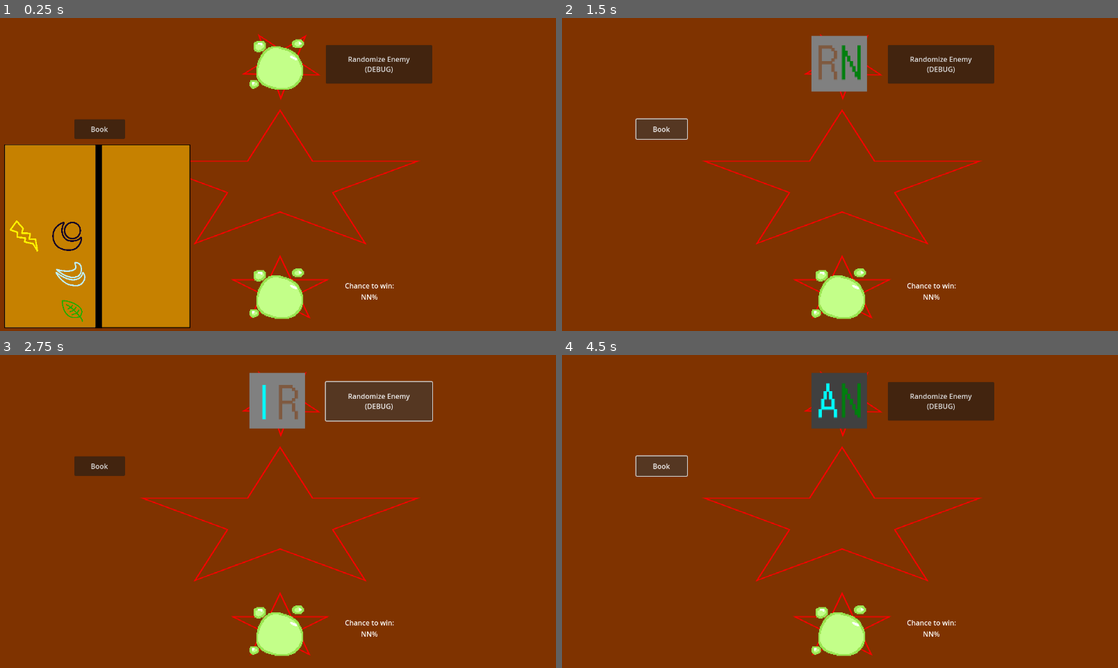
Above: before the commit, frames 1-4 (two rows, left to right).
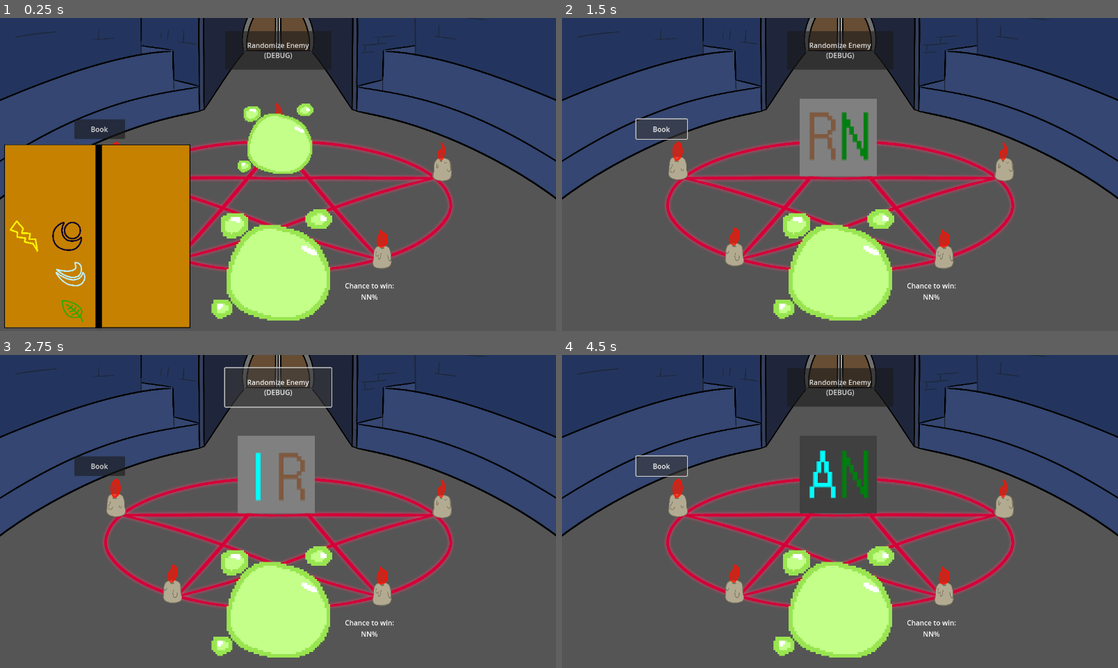
Above: after the commit, the same moments.

Repository: DigiDuncan/DPNJam1
Game: Godot game, scene res://main.tscn
Two runs of this game, one before a commit and one after it. Both use one fixed random seed, a clock stepped at 60 frames per second and the inputs below.
Inputs:
- Up to frame 1 (0.25 s): no input
- Up to frame 2 (1.5 s): click "Randomize Enemy (DEBUG)" at 0.5 s; click "Book" at 1.25 s
- Up to frame 3 (2.75 s): click "Randomize Enemy (DEBUG)" at 2 s
- Up to frame 4 (4.5 s): click "Book" at 2.75 s; click "Randomize Enemy (DEBUG)" at 3.5 s; click "Book" at 4.25 s

The runs differ from the first frame. In frame 1, 80% of the frame differs, in the area x 0-100%, y 0-100%; in frame 2, 99%; in frame 3, 99%; in frame 4, 98%.

Commit message:
new background! (Thanks @JadeTheSlime!)

Diff:
--- a/main.tscn
+++ b/main.tscn
@@ -41,8 +41,10 @@
 script = ExtResource("1_uu1go")
 
 [node name="Fightzone" type="TextureRect" parent="."]
-offset_right = 1280.0
-offset_bottom = 720.0
+offset_top = -58.0
+offset_right = 7016.0
+offset_bottom = 4903.0
+scale = Vector2(0.18255, 0.18255)
 texture = ExtResource("1_58v8u")
 
 [node name="Book" type="Node2D" parent="."]
@@ -366,8 +368,8 @@
 
 [node name="EnemyMonster" type="Sprite2D" parent="Monsters"]
 texture_filter = 1
-position = Vector2(638, 105)
-scale = Vector2(2, 2)
+position = Vector2(636, 275)
+scale = Vector2(2.76815, 2.76815)
 texture = ExtResource("13_ot1gd")
 hframes = 10
 vframes = 10
@@ -375,18 +377,18 @@
 
 [node name="AllyMonster" type="Sprite2D" parent="Monsters"]
 texture_filter = 1
-position = Vector2(638, 632)
-scale = Vector2(2, 2)
+position = Vector2(628, 564)
+scale = Vector2(4.41489, 4.41489)
 texture = ExtResource("13_ot1gd")
 hframes = 10
 vframes = 10
 script = ExtResource("14_x2cdo")
 
 [node name="RandomEnemyButton" type="Button" parent="."]
-offset_left = 750.0
-offset_top = 62.0
-offset_right = 995.0
-offset_bottom = 151.0
+offset_left = 518.0
+offset_top = 30.0
+offset_right = 763.0
+offset_bottom = 119.0
 text = "Randomize Enemy
 (DEBUG)"
 
Binary file changed: Background.png
